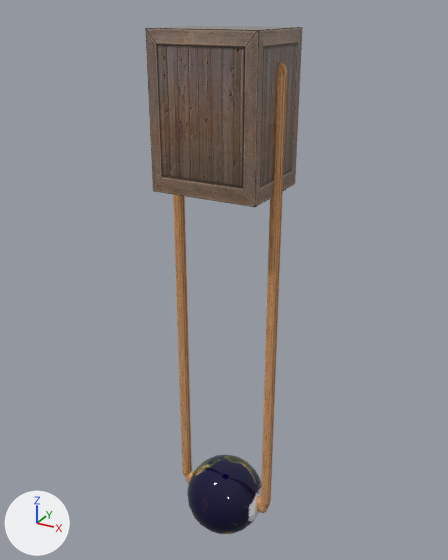
The FBX model newton-4.00/applications/media/unicycle.fbx, before and after one commit.
One viewpoint serves both versions: a 50 mm lens placed at (1.84, -3.37, 3.84), pointed at (-0.06, 0.09, 2.11). The lights are fixed; the arrows at lower left show +X, +Y and +Z. The older version comes first. Where no turn or scale is listed for an object, it has been applied to the vertices.

Names of what the first picture shows: 'body-rb-box', 'pole-rb-convexhull-hinge', 'roller-rb--hinge-sphere'.
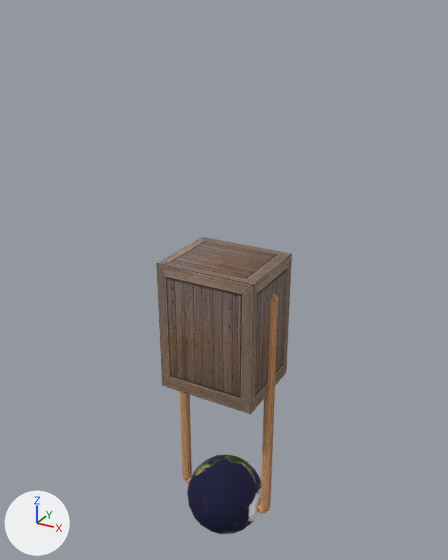
What differs and where, as boxes [x1, y1, x2, y2] in the pictures (448 x 560 px):
'body-rb-box', moved: before [145, 26, 303, 207]; after [156, 237, 292, 414]
'pole-rb-convexhull-hinge', moved, rescaled (14% narrower, 51% shorter): before [173, 62, 287, 513]; after [180, 294, 278, 514]

The change, as a diff of the scene's bpy script:
```diff
--- a/newton-4.00/applications/media/unicycle.fbx.py
+++ b/newton-4.00/applications/media/unicycle.fbx.py
@@ me_mesh_001 @@
 # used by ob_pole_rb_convexhull_hinge; parent = ob_body_rb_box; location = (0.0, 0.0, 4.945); rotation_euler = (0.0, 0.0, 1.571), in degrees (0, 0, 90); scale = (0.533, 0.533, 0.943)
-me_mesh_001.from_pydata(...)  # 438 vertices, 864 faces; spans x -1.2..1.2, y -12.2..12.3, z -58.5..0.0
+me_mesh_001.from_pydata(...)  # 438 vertices, 864 faces; spans x -1.2..1.2, y -12.3..12.2, z 0.0..58.5
+# me_mesh_001 part 1: the whole mesh is turned 180 degrees about the x axis through the mesh origin
 me_mesh_001.materials.append(mat_02___default)
@@ ob_body_rb_box @@
 ob_body_rb_box = bpy.data.objects.new('body-rb-box', me_mesh)
-ob_body_rb_box.location = (0.0, 0.0, 3.265)
+ob_body_rb_box.location = (0.0, 0.0, 1.846)
 ob_body_rb_box.scale = (0.0595, 0.0595, 0.0595)
@@ ob_pole_rb_convexhull_hinge @@
 ob_pole_rb_convexhull_hinge.location = (0.0, 0.0, 4.945)
-ob_pole_rb_convexhull_hinge.rotation_euler = (0.0, 0.0, 1.571)  # degrees (0, 0, 90)
-ob_pole_rb_convexhull_hinge.scale = (0.533, 0.533, 0.943)
+ob_pole_rb_convexhull_hinge.rotation_euler = (-3.142, 0.0, 1.571)  # degrees (-180, 0, 90)
+ob_pole_rb_convexhull_hinge.scale = (0.533, 0.533, 0.533)
```
